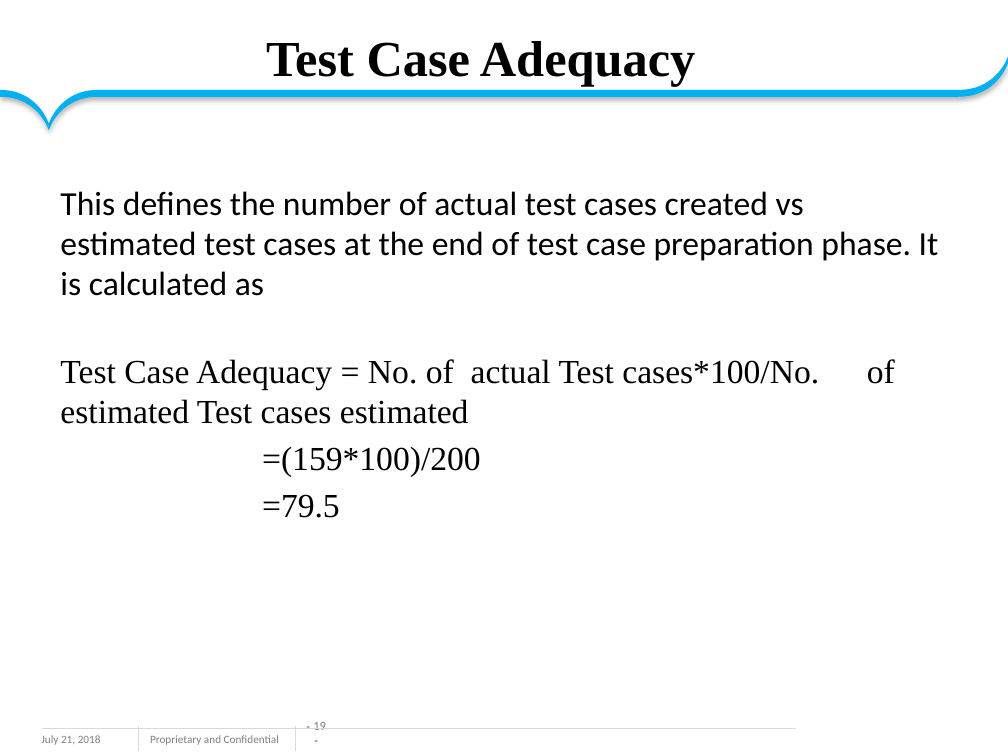
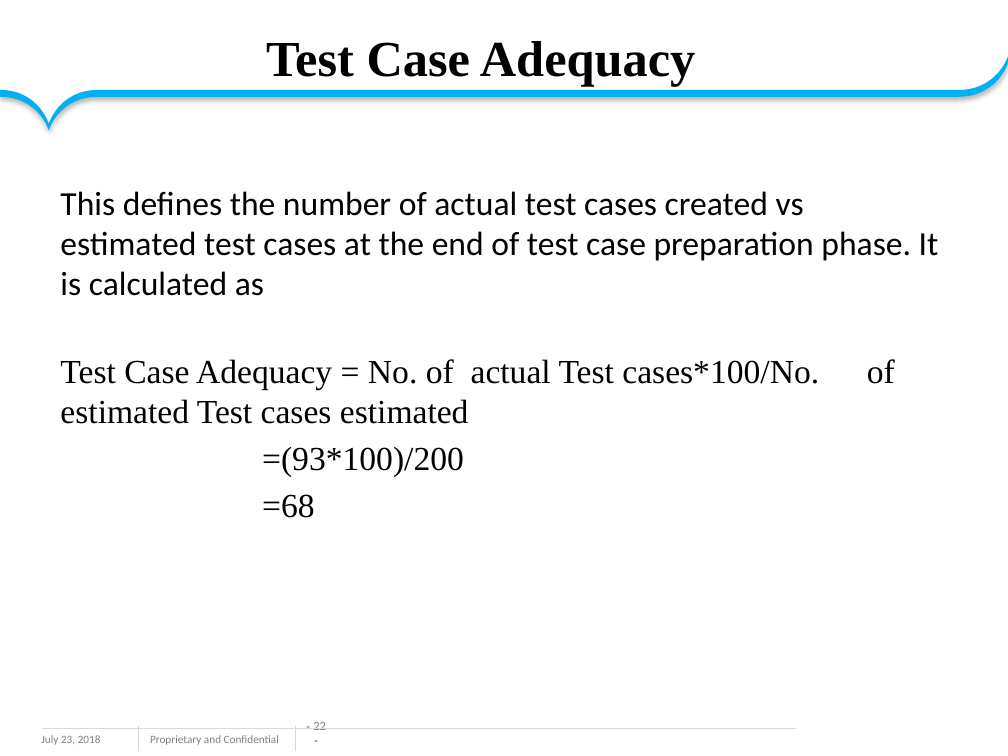
Before and after one commit to sarulatharaji/Miniproject, a slide deck: slide 22 of Online banking ppt.pptx (slide 19 before the commit). Drawn at 1008x756 pixels with LibreOffice and Linux fonts; fonts in the diff are those of the drawing; background and template pictures are left out. Boxes give left, top, right and bottom in pixels: in the first picture for what was removed or moved away, otherwise in the second. Text is boxed around its words. In the diff, an @@ line names an element or a change of style, - is before the commit and + after.

```diff
--- a/Online banking ppt.pptx
+++ b/Online banking ppt.pptx
@@ text at [262,447,464,518]: text changed @@
-=(159*100)/200
-=79.5
+=(93*100)/200
+=68
@@ text at [41,735,101,745]: text changed @@
-July 21, 2018
+July 23, 2018
@@ page number at [313,722,326,730]: text changed @@
-- 19 -
+- 22 -
```
Also in this commit, not shown: 21 other slides changed, 3 slides added, 5 other files.
